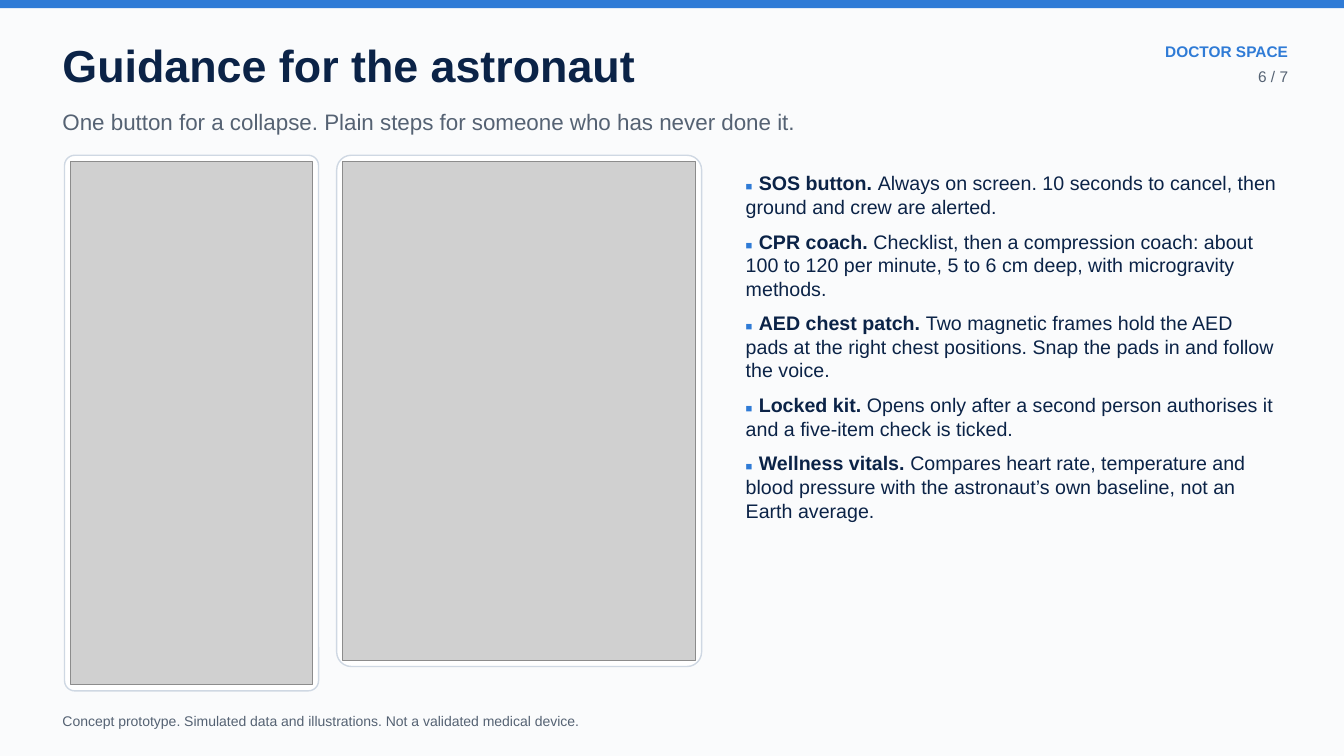
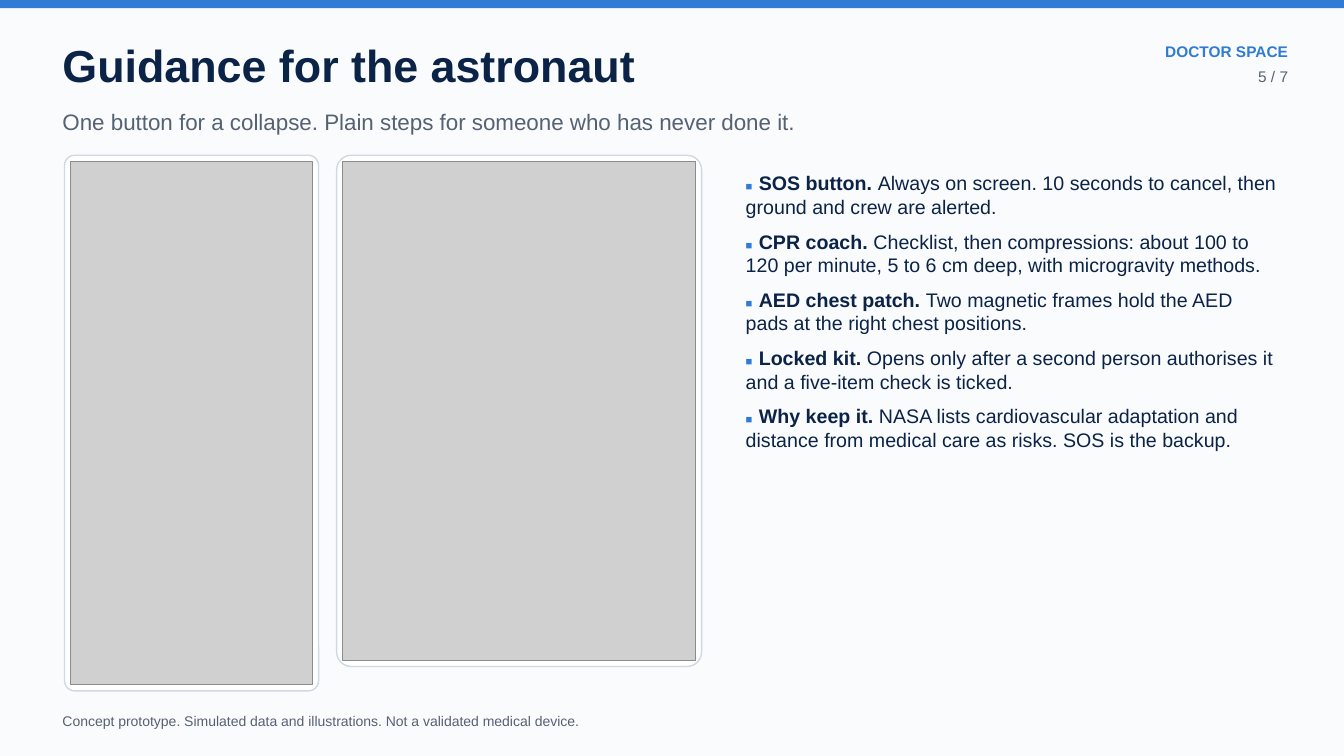
Before and after one commit to alfathitamara/Doctor-Space, a slide deck: slide 5 of deck/Doctor_Space_NASA_SpaceApps_2026.pptx (slide 6 before the commit). Drawn at 1344x756 pixels with LibreOffice and Linux fonts; fonts in the diff are those of the drawing; grey boxes stand for pictures. Boxes give left, top, right and bottom in pixels: in the first picture for what was removed or moved away, otherwise in the second. Text is boxed around its words. In the diff, an @@ line names an element or a change of style, - is before the commit and + after.

```diff
--- a/deck/Doctor_Space_NASA_SpaceApps_2026.pptx
+++ b/deck/Doctor_Space_NASA_SpaceApps_2026.pptx
@@ text at (x1=746, y1=234, x2=1261, y2=334): text changed @@
-■ CPR coach. Checklist, then a compression coach: about 100 to 120 per minute, 5 to 6 cm deep, with microgravity methods.
-■ AED chest patch. Two magnetic frames hold the AED pads at the right chest positions. Snap the pads in and follow the voice.
+■ CPR coach. Checklist, then compressions: about 100 to 120 per minute, 5 to 6 cm deep, with microgravity methods.
+■ AED chest patch. Two magnetic frames hold the AED pads at the right chest positions.
@@ text at (x1=746, y1=408, x2=1238, y2=451): text changed @@
-■ Wellness vitals. Compares heart rate, temperature and blood pressure with the astronaut’s own baseline, not an Earth average.
+■ Why keep it. NASA lists cardiovascular adaptation and distance from medical care as risks. SOS is the backup.
```
Also in this commit, not shown: 2 other slides changed, 2 slides added, 2 slides removed, 2 other files.
